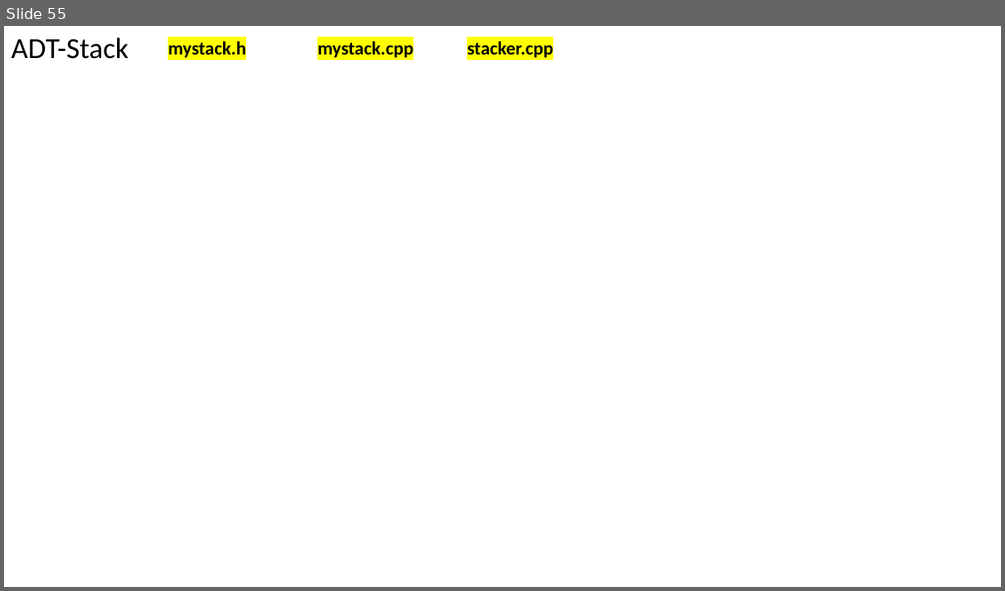
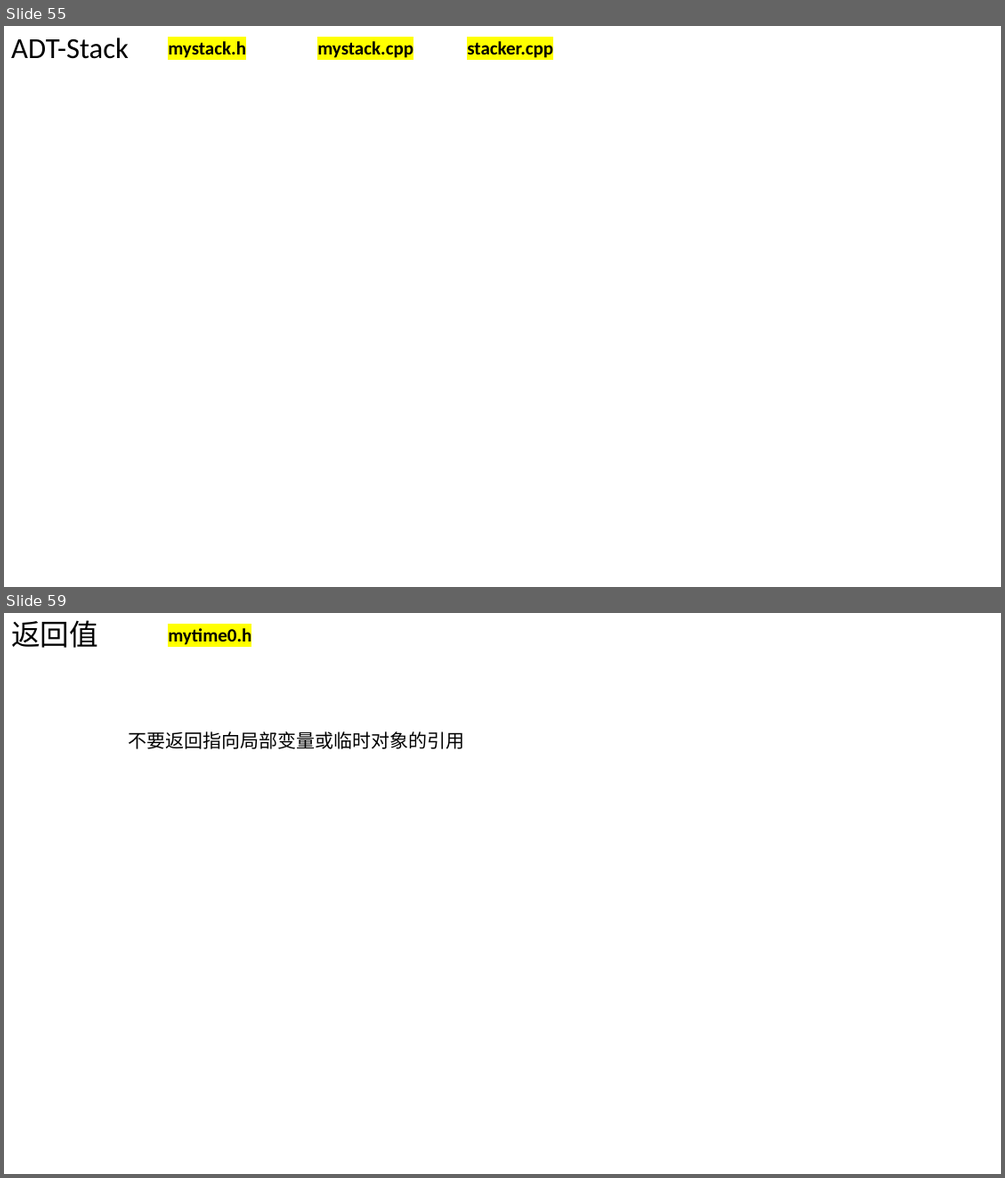
Before and after one commit to Chao200/CPP_Primer_Plus, a slide deck: C++ Primer Plus.pptx. Shown one above the other, each under a label of ours: slide 55 before the commit, slides 55 and 59 after it; the slides between them are not shown. The pictures are 1005x591 and 1005x1178 pixels, drawn with LibreOffice and Linux fonts; fonts in the diff are those of the drawing. Boxes give left, top, right and bottom in pixels: in the first picture for what was removed or moved away, otherwise in the second. Text is boxed around its words. In the diff, an @@ line names an element or a change of style, - is before the commit and + after.

```diff
--- a/C++ Primer Plus.pptx
+++ b/C++ Primer Plus.pptx
@@ slide 59 added at (4, 613, 1001, 1174), background #FFFFFF @@
@@ text added at (11, 620, 98, 648), 28 pt, text #000000 @@
+返回值
@@ text added at (168, 628, 251, 645), 18 pt, text #000000, bold @@
+mytime0.h
@@ text added at (129, 731, 465, 749), 18 pt, text #000000 @@
+不要返回指向局部变量或临时对象的引用
```
Also in this commit, not shown: 14 other slides added.
